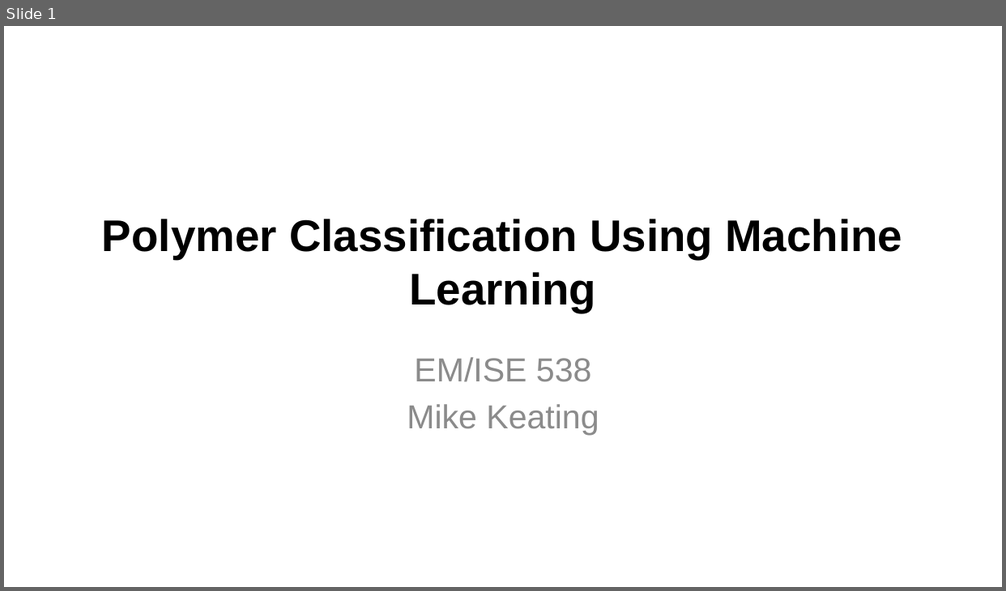
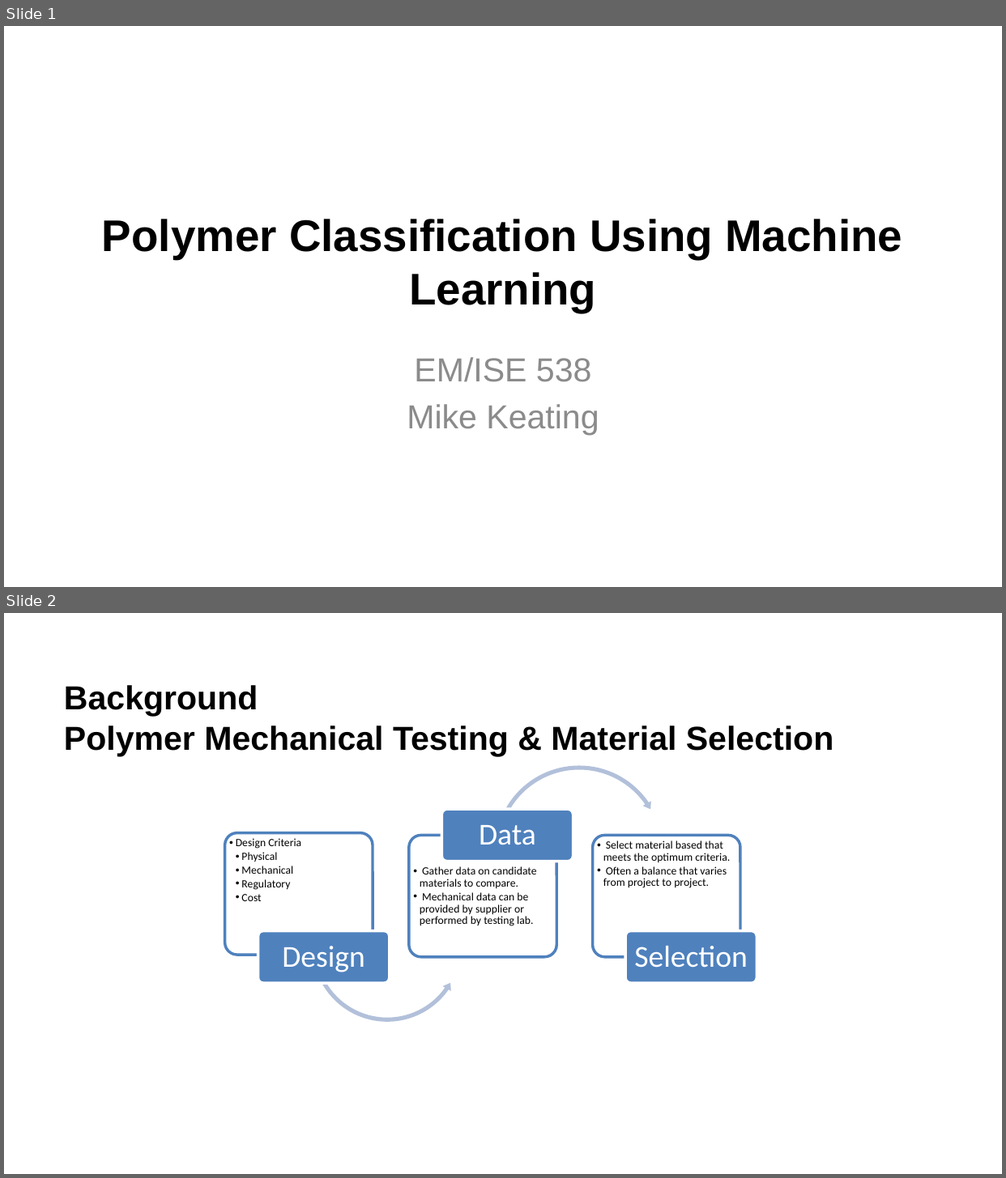
Before and after one commit to mike-keating-iv/ml-polymer-classification, a slide deck: presentation/ise538_final_presentation_keating.pptx. Shown one above the other, each under a label of ours: slide 1 before the commit, slides 1 and 2 after it. The pictures are 1006x591 and 1006x1178 pixels, drawn with LibreOffice and Linux fonts; fonts in the diff are those of the drawing; background and template pictures are left out. Boxes give left, top, right and bottom in pixels: in the first picture for what was removed or moved away, otherwise in the second. Text is boxed around its words. In the diff, an @@ line names an element or a change of style, - is before the commit and + after.

```diff
--- a/presentation/ise538_final_presentation_keating.pptx
+++ b/presentation/ise538_final_presentation_keating.pptx
@@ slide 2 added at [4,613,1002,1174], background #FFFFFF @@
@@ title added at [64,685,833,756], 24 pt, text #000000, bold @@
+Background
+Polymer Mechanical Testing & Material Selection
@@ group added at [224,763,757,1024]: 6 rounded rectangles, 6 texts, 1 left circular arrow, 1 circular arrow @@
+  • Design Criteria
+    • Physical
+    • Mechanical
+    • Regulatory
+    • Cost
+Design
+  • Gather data on candidate materials to compare.
+  • Mechanical data can be provided by supplier or performed by testing lab.
+Data
+  • Select material based that meets the optimum criteria.
+  • Often a balance that varies from project to project.
+Selection
```
Also in this commit, not shown: 1 slide changed, 4 other slides added, 2 slides removed.
